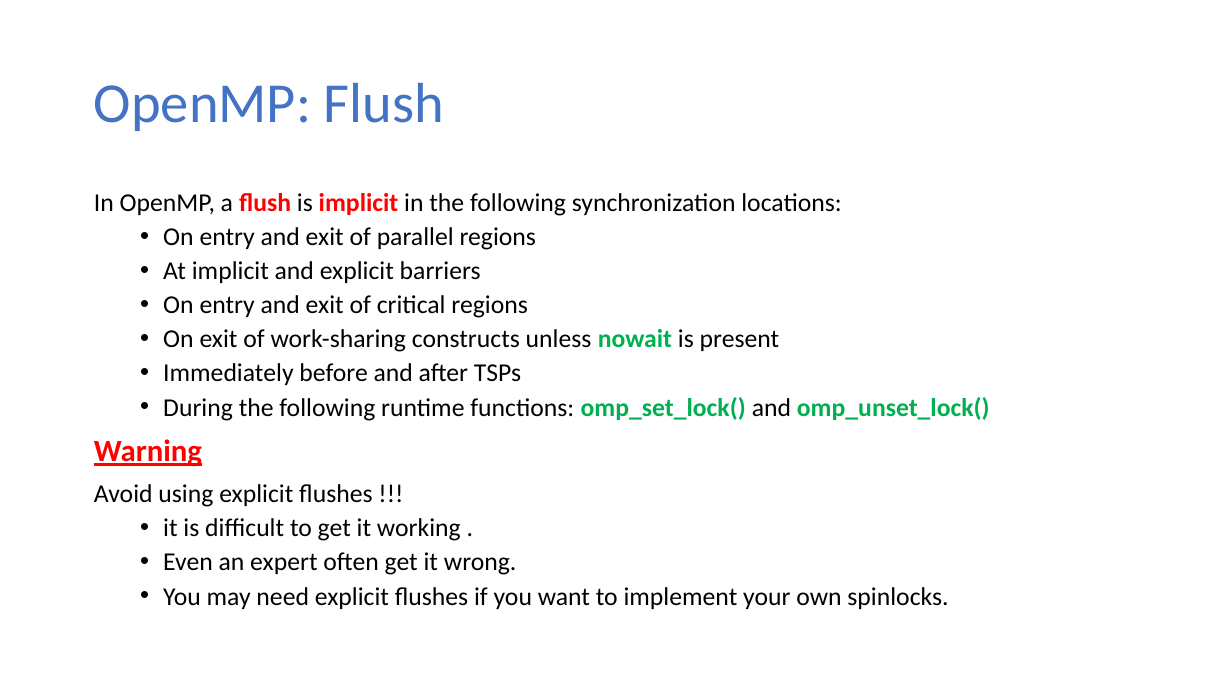
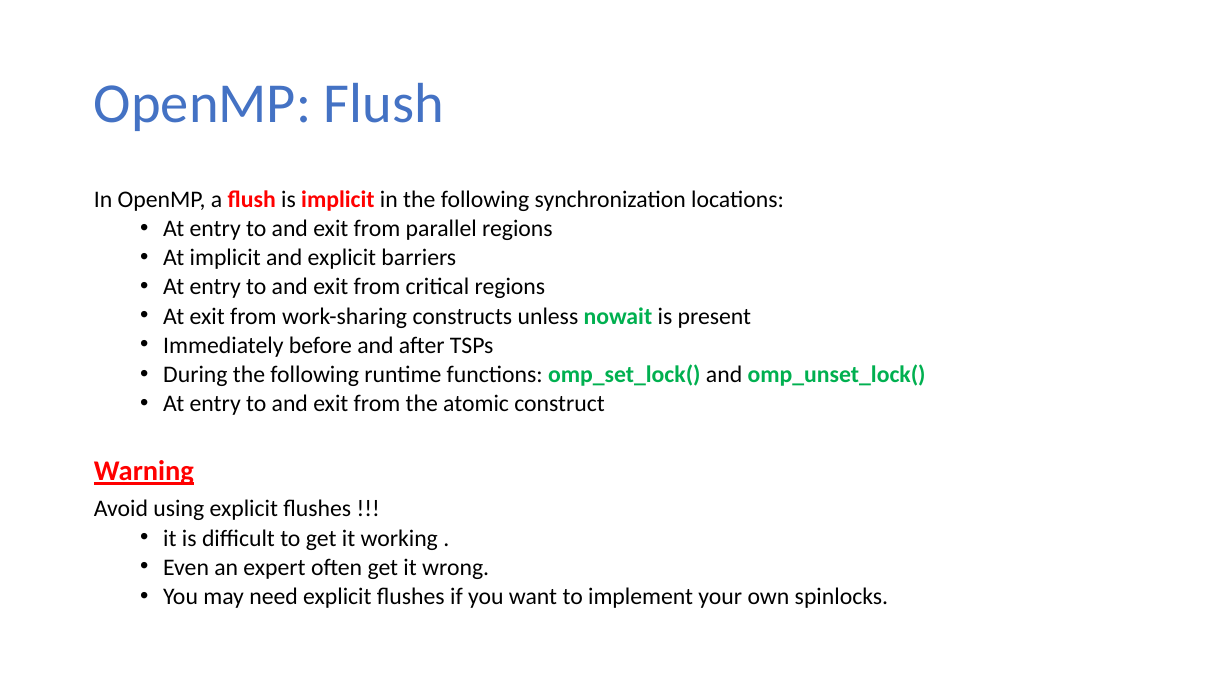
Before and after one commit to ekkapotc/PC, a slide deck: slide 21 of Slides/Lecture 9.pptx (slide 19 before the commit). Drawn at 1232x693 pixels with LibreOffice and Linux fonts; fonts in the diff are those of the drawing. Boxes give left, top, right and bottom in pixels: in the first picture for what was removed or moved away, otherwise in the second. Text is boxed around its words. In the diff, an @@ line names an element or a change of style, - is before the commit and + after.

```diff
--- a/Slides/Lecture 9.pptx
+++ b/Slides/Lecture 9.pptx
@@ text at [94,190,926,608]: size 20 to 18.5 pt in "In OpenMP, a flush is implicit in ...", "At implicit and explicit barriers", "Immediately before and after TSPs", "During the following runtime functions: omp_set_lock() and ..." and 4 more places; size 24 to 22.2 pt in "Warning"; line spacing 0.9 to 0.8 @@
@@ text at [163,219,553,240]: text changed; size 20 to 18.5 pt @@
-  • On entry and exit of parallel regions
+  • At entry to and exit from parallel regions
@@ text at [163,277,751,328]: text changed; size 20 to 18.5 pt @@
-  • On entry and exit of critical regions
-  • On exit of work-sharing constructs unless nowait is present
+  • At entry to and exit from critical regions
+  • At exit from work-sharing constructs unless nowait is present
@@ text at [163,394,604,415]: paragraph added @@
+  • At entry to and exit from the atomic construct
```
Also in this commit, not shown: 6 other slides changed, 2 slides added, 1 other file.
